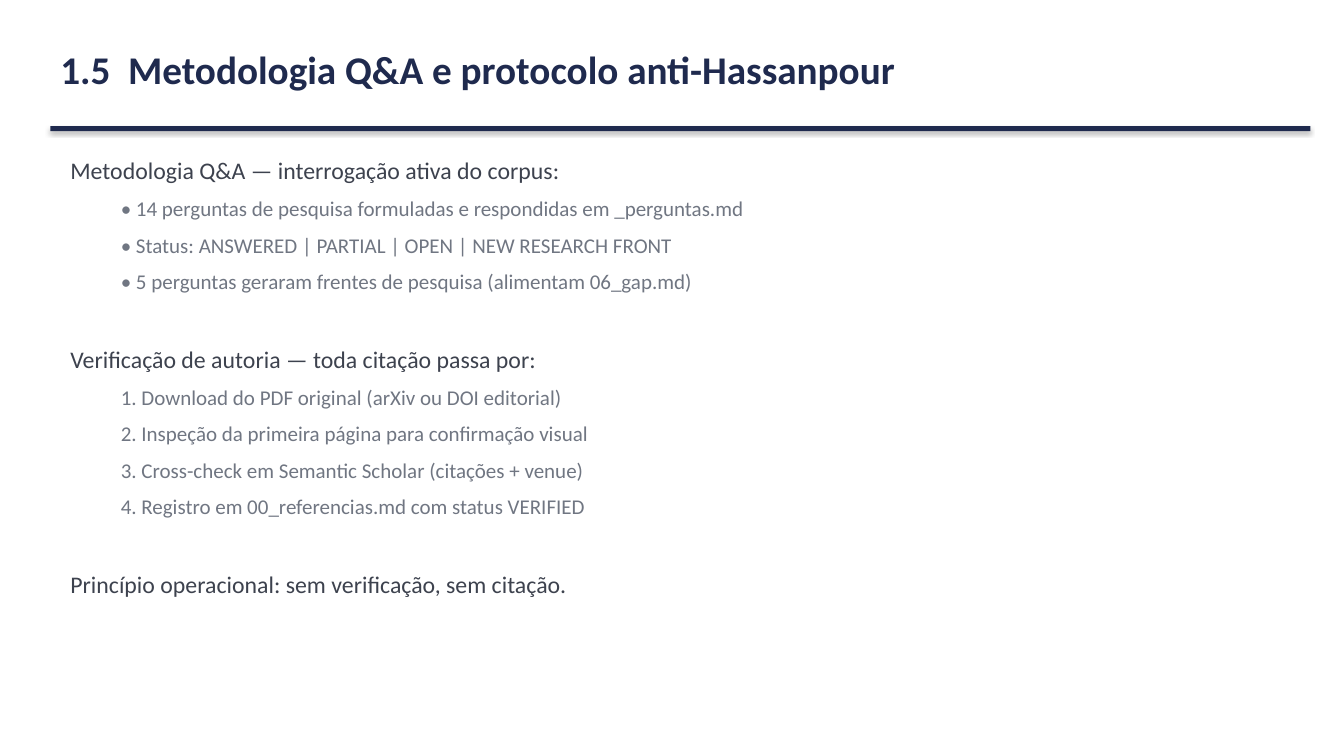
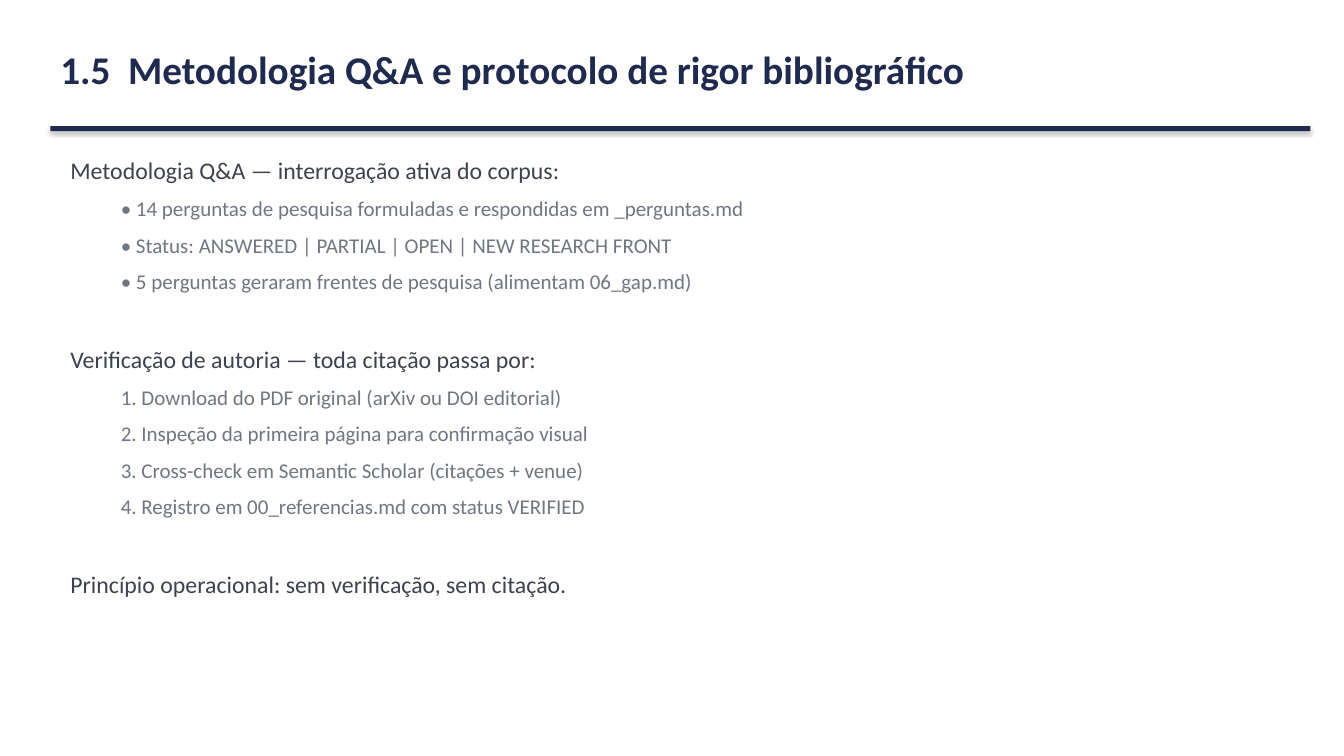
Before and after one commit to marcellozzetti/Facial-Recognition-Models-Mitigating-Bias, a slide deck: slide 8 of docs/ativo/material_reuniao_orientador_2026-06.pptx. Drawn at 1344x756 pixels with LibreOffice and Linux fonts; fonts in the diff are those of the drawing. Boxes give left, top, right and bottom in pixels: in the first picture for what was removed or moved away, otherwise in the second. Text is boxed around its words. In the diff, an @@ line names an element or a change of style, - is before the commit and + after.

```diff
--- a/docs/ativo/material_reuniao_orientador_2026-06.pptx
+++ b/docs/ativo/material_reuniao_orientador_2026-06.pptx
@@ text at (60, 56, 964, 91): text changed @@
-1.5 Metodologia Q&A e protocolo anti-Hassanpour
+1.5 Metodologia Q&A e protocolo de rigor bibliográfico
```
Also in this commit, not shown: 3 other slides changed, 2 other files.
